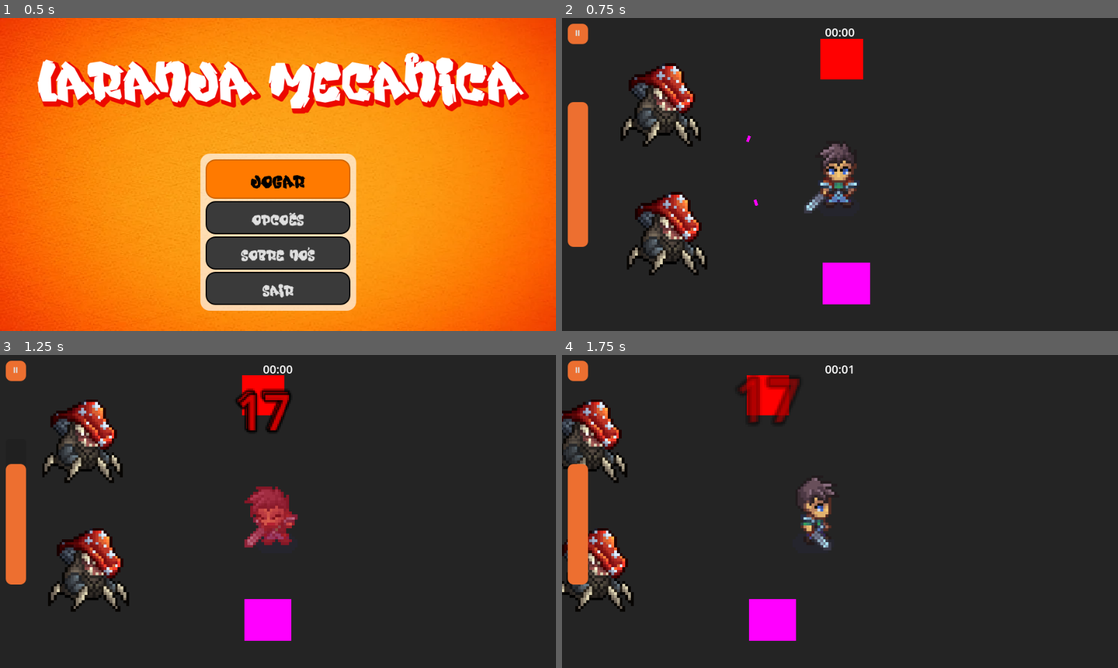
Above: before the commit, frames 1-4 (two rows, left to right).
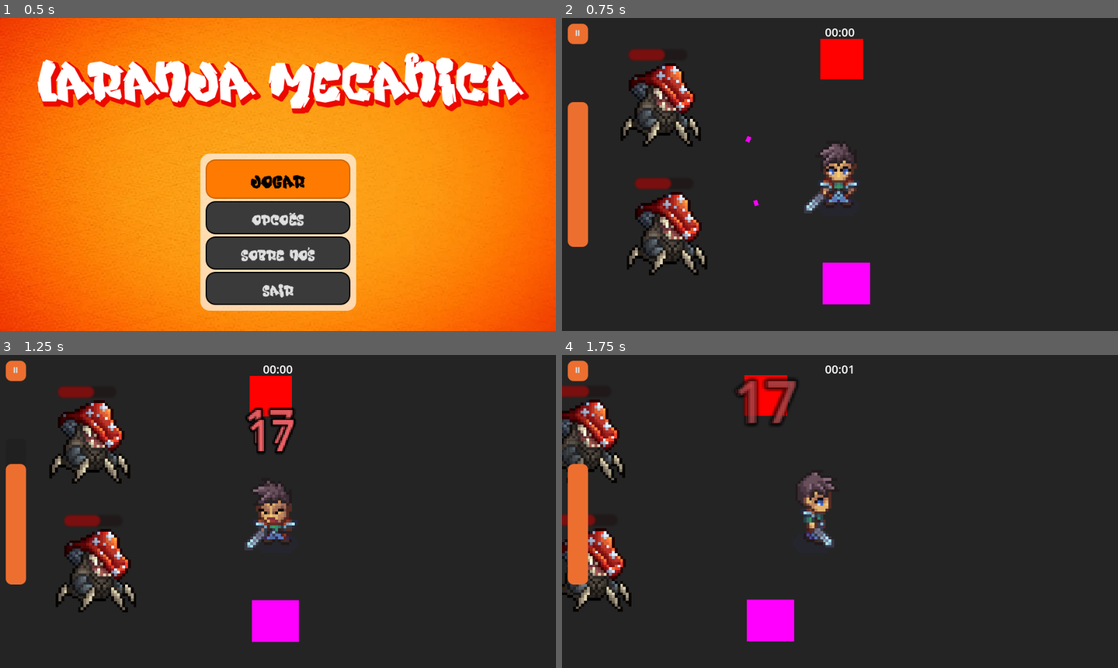
Above: after the commit, the same moments.

Repository: afonsoomg/laranja-mec-nica
Game: Godot game, scene res://scenes/GUI/menu_principal/main_menu.tscn
Two runs of this game, one before a commit and one after it. Both use one fixed random seed, a clock stepped at 60 frames per second and the inputs below.
Inputs (mouse positions are in pixels of both pictures, inside the frame that each line leads up to):
- Up to frame 1 (0.5 s): no input
- Up to frame 2 (0.75 s): click "Jogar" at 0.5 s
- Up to frame 3 (1.25 s): no input
- Up to frame 4 (1.75 s): move the mouse to (962, 495) at 1.27 s; hold D (game_right) from 1.28 s (still down); click (962, 495) at 1.35 s

Frame 1 is identical in both runs. In frame 2, 0.5% of the frame differs, in the area x 11-36%, y 9-61%; in frame 3, 8.4%, in the area x 7-54%, y 6-92%; in frame 4, 4.7%.

Commit message:
Adjust collision shapes, add enemy ProgressBar
Refine entity hitboxes and visuals: update sizes and positions of collision shapes in damage_dummy, enemy_static, and player_character (added CapsuleShape2D and CircleShape2D subresources and set shapes/positions). Add a ProgressBar node to EnemyBase for health display. Tweak projectile_base sprite/shape size and scale. Comment out modulate/z_index settings in demage_digit.gd UI and mark unused parameters in DamageDigitComponent.gd to silence warnings. These changes improve hitbox accuracy, visuals, and UI behavior.

Diff:
--- a/entities/dummies/damage_dummy.tscn
+++ b/entities/dummies/damage_dummy.tscn
@@ -8,7 +8,7 @@
 [sub_resource type="CanvasTexture" id="CanvasTexture_812uh"]
 
 [sub_resource type="RectangleShape2D" id="RectangleShape2D_4cg6k"]
-size = Vector2(17.25, 16)
+size = Vector2(16, 15.5)
 
 [node name="damage_dummy" type="CharacterBody2D" unique_id=1326439928]
 scale = Vector2(4, 4)
@@ -33,5 +33,5 @@
 collision_mask = 8
 
 [node name="CollisionShape2D" type="CollisionShape2D" parent="DamageArea" unique_id=1039498262]
-position = Vector2(-0.125, 0)
+position = Vector2(-0.25, 0)
 shape = SubResource("RectangleShape2D_4cg6k")
--- a/entities/enemies/enemy_base.tscn
+++ b/entities/enemies/enemy_base.tscn
@@ -6,6 +6,7 @@
 
 [node name="EnemyBase" unique_id=232863277 instance=ExtResource("1_6kwvc")]
 script = ExtResource("2_3iigx")
+target_path = NodePath("")
 
 [node name="AnimationComponent" parent="." index="5" unique_id=205670419 node_paths=PackedStringArray("move_component")]
 move_component = NodePath("../MoveComponent")
@@ -15,3 +16,19 @@
 [node name="EnemyAIComponent" type="Node" parent="." index="9" unique_id=1403723744]
 script = ExtResource("3_prjjb")
 metadata/_custom_type_script = "uid://dogslyel4yd8h"
+
+[node name="ProgressBar" type="ProgressBar" parent="." index="11" unique_id=494705679]
+modulate = Color(1, 0, 0, 1)
+anchors_preset = 8
+anchor_left = 0.5
+anchor_top = 0.5
+anchor_right = 0.5
+anchor_bottom = 0.5
+offset_left = -11.0
+offset_top = -20.0
+offset_right = 10.0
+offset_bottom = -16.0
+grow_horizontal = 2
+grow_vertical = 2
+value = 50.0
+show_percentage = false
--- a/entities/enemies/enemy_static.tscn
+++ b/entities/enemies/enemy_static.tscn
@@ -6,14 +6,17 @@
 [ext_resource type="Script" uid="uid://doq3xcghd36dc" path="res://scripts/components/RangedWeaponComponent.gd" id="4_jufub"]
 [ext_resource type="PackedScene" uid="uid://ccrp06awp6ltx" path="res://entities/projectiles/projectile_base.tscn" id="5_6vvkl"]
 
+[sub_resource type="CircleShape2D" id="CircleShape2D_jufub"]
+radius = 12.765309
+
 [sub_resource type="SpriteFrames" id="SpriteFrames_r8m5l"]
 
 [node name="EnemyStatic" unique_id=232863277 instance=ExtResource("1_ntetc")]
 scale = Vector2(4, 4)
-target_path = NodePath("")
 
 [node name="CollisionShape2D" parent="." index="0" unique_id=1779847478]
-position = Vector2(1, -0.5)
+position = Vector2(0.5, 0.125)
+shape = SubResource("CircleShape2D_jufub")
 
 [node name="StatsComponent" parent="." index="1" unique_id=562620079]
 max_health = 20
@@ -21,7 +24,7 @@
 knockback_force = 60.0
 
 [node name="CollisionShape2D" parent="HurtboxComponent" parent_id_path=PackedInt32Array(1218474791) index="0" unique_id=2064428074]
-position = Vector2(1, 0)
+position = Vector2(1.125, -1.25)
 debug_color = Color(0.9992154, 0, 0.13348177, 0.41960785)
 
 [node name="MoveComponent" parent="." index="4" unique_id=1943934387]
--- a/entities/player/player_character.tscn
+++ b/entities/player/player_character.tscn
@@ -14,6 +14,14 @@
 [ext_resource type="Script" uid="uid://bhv2g1swjwce4" path="res://scripts/components/WeaponComponent.gd" id="11_at3bx"]
 [ext_resource type="Script" uid="uid://b8l3dxdd13qia" path="res://scripts/components/CameraComponent.gd" id="12_hblhq"]
 
+[sub_resource type="CapsuleShape2D" id="CapsuleShape2D_ltqxl"]
+radius = 5.25
+height = 25.25
+
+[sub_resource type="CapsuleShape2D" id="CapsuleShape2D_u37yl"]
+radius = 7.0
+height = 25.5
+
 [sub_resource type="AtlasTexture" id="AtlasTexture_8xqvn"]
 atlas = ExtResource("2_ltqxl")
 region = Rect2(0, 0, 64, 64)
@@ -1808,7 +1816,8 @@
 script = ExtResource("2_u37yl")
 
 [node name="CollisionShape2D" parent="." index="0" unique_id=1779847478]
-position = Vector2(0, -0.75)
+position = Vector2(0.5, -0.375)
+shape = SubResource("CapsuleShape2D_ltqxl")
 
 [node name="StatsComponent" parent="." index="1" unique_id=562620079]
 max_health = 200
@@ -1817,7 +1826,8 @@
 collision_mask = 16
 
 [node name="CollisionShape2D" parent="HurtboxComponent" index="0" unique_id=2064428074]
-position = Vector2(0, -0.625)
+position = Vector2(0.25, -0.25)
+shape = SubResource("CapsuleShape2D_u37yl")
 debug_color = Color(4.1151793e-06, 0.6478718, 0.20750788, 0.41960785)
 
 [node name="AnimationComponent" parent="." index="5" unique_id=205670419 node_paths=PackedStringArray("move_component", "animated_sprite")]
--- a/entities/projectiles/projectile_base.tscn
+++ b/entities/projectiles/projectile_base.tscn
@@ -6,7 +6,7 @@
 [sub_resource type="PlaceholderTexture2D" id="PlaceholderTexture2D_a6h5p"]
 
 [sub_resource type="RectangleShape2D" id="RectangleShape2D_a6h5p"]
-size = Vector2(8, 20)
+size = Vector2(4, 6)
 
 [node name="Projectile" type="Area2D" unique_id=60524818]
 collision_layer = 16
@@ -14,8 +14,8 @@
 script = ExtResource("1_a6h5p")
 
 [node name="Sprite2D" type="Sprite2D" parent="." unique_id=1763474048]
-position = Vector2(0, -0.5000005)
-scale = Vector2(4, 9)
+position = Vector2(5.9604645e-08, 2.3841858e-07)
+scale = Vector2(6, 8)
 texture = SubResource("PlaceholderTexture2D_a6h5p")
 
 [node name="CollisionShape2D" type="CollisionShape2D" parent="." unique_id=1900281838]
--- a/scripts/GUI/enemies/demage_digit.gd
+++ b/scripts/GUI/enemies/demage_digit.gd
@@ -12,9 +12,9 @@
 	top_level = true
 	label.text = str(value)
 	label.visible = true
-	label.modulate = Color(1, 0, 0, 1)
+	#label.modulate = Color(1, 0, 0, 1)
 
 	visible = true
-	modulate = Color(1, 1, 1, 1)
+	#modulate = Color(1, 1, 1, 1)
 	scale = Vector2(2, 2)
-	z_index = 100
+	#z_index = 100
--- a/scripts/components/DamageDigitComponent.gd
+++ b/scripts/components/DamageDigitComponent.gd
@@ -23,7 +23,7 @@
 	hurtbox_component.hit_received.connect(_on_hit_received)
 
 
-func _on_hit_received(damage: int, hit_direction: Vector2, knockback_force: float) -> void:
+func _on_hit_received(damage: int, _hit_direction: Vector2, _knockback_force: float) -> void:
 	#print("DamageDigitComponent recebeu hit:", damage)
 	_spawn_damage_digit(damage)
 
